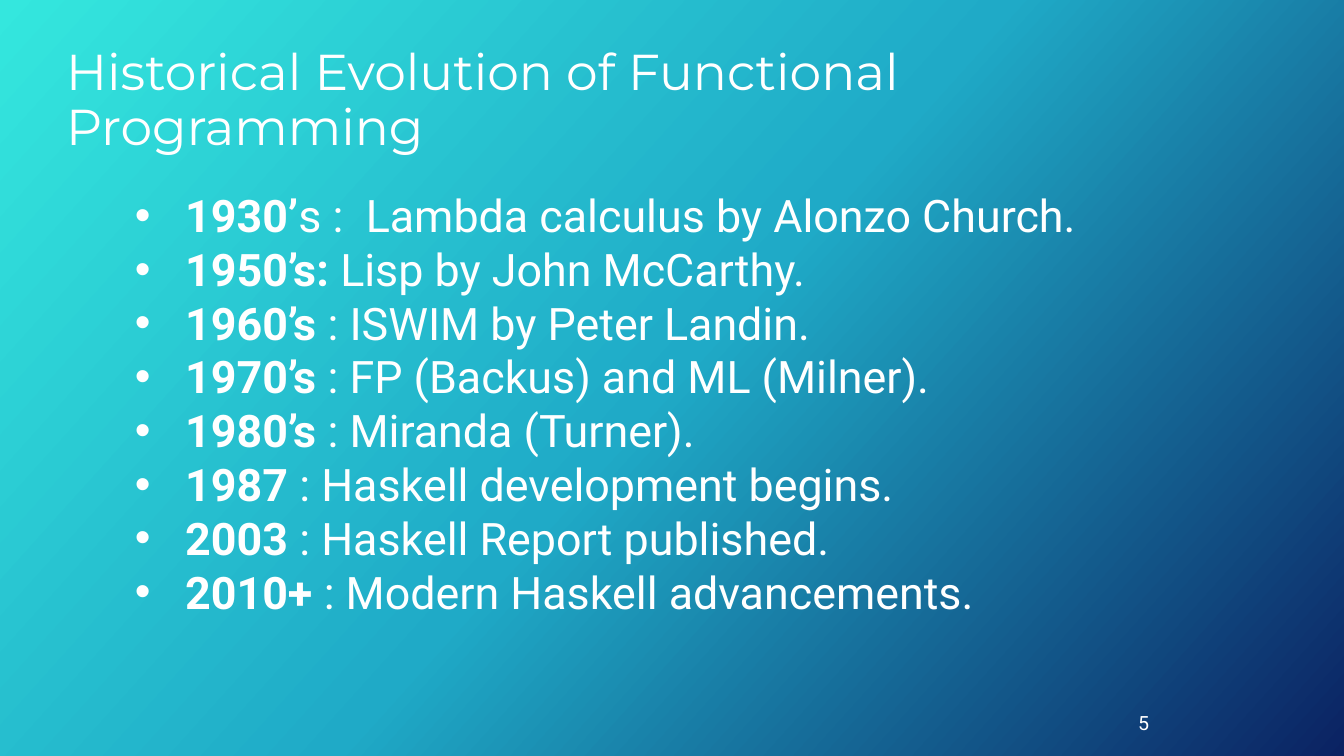
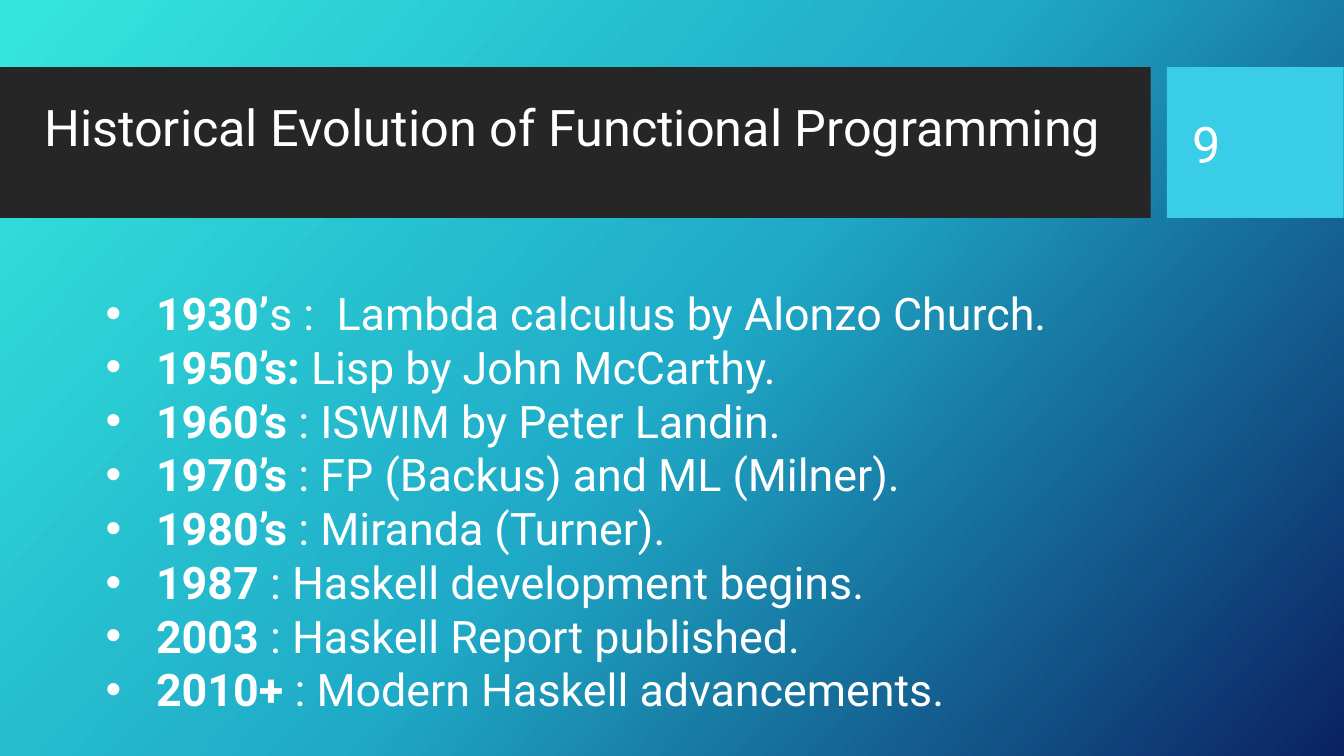
Before and after one commit to Fun-Prog-26/fun-prog-26, a slide deck: slide 10 of topic02-first-steps/unit-02a-lectures/talk-1/a-introduction-to-haskell.pptx (slide 6 before the commit). Drawn at 1344x756 pixels with LibreOffice and Linux fonts; fonts in the diff are those of the drawing; background and template pictures are left out. Boxes give left, top, right and bottom in pixels: in the first picture for what was removed or moved away, otherwise in the second. Text is boxed around its words. In the diff, an @@ line names an element or a change of style, - is before the commit and + after.

```diff
--- a/topic02-first-steps/unit-02a-lectures/talk-1/a-introduction-to-haskell.pptx
+++ b/topic02-first-steps/unit-02a-lectures/talk-1/a-introduction-to-haskell.pptx
@@ title "Historical Evolution of Functional Programming" moved from (x1=66, y1=52, x2=899, y2=155) to (x1=44, y1=107, x2=1100, y2=157) @@
@@ title "Historical Evolution of Functional Programming" at (x1=44, y1=107, x2=1100, y2=157): font Montserrat to Roboto @@
@@ rectangle added at (x1=0, y1=68, x2=1150, y2=219), fill #262626 @@
@@ rectangle added at (x1=1168, y1=68, x2=1344, y2=219), fill #39CDE7 @@
@@ page number added at (x1=1193, y1=126, x2=1221, y2=163), 36 pt, text #FFFFFF @@
+9
@@ text "1930’s : Lambda calculus by ..." moved from (x1=185, y1=198, x2=1075, y2=610) to (x1=156, y1=296, x2=1046, y2=707) @@
@@ page number removed at (x1=1138, y1=716, x2=1149, y2=730) @@
-5
```
Also in this commit, not shown: 4 other slides changed, 5 slides added, 1 slide removed, 4 other files.
